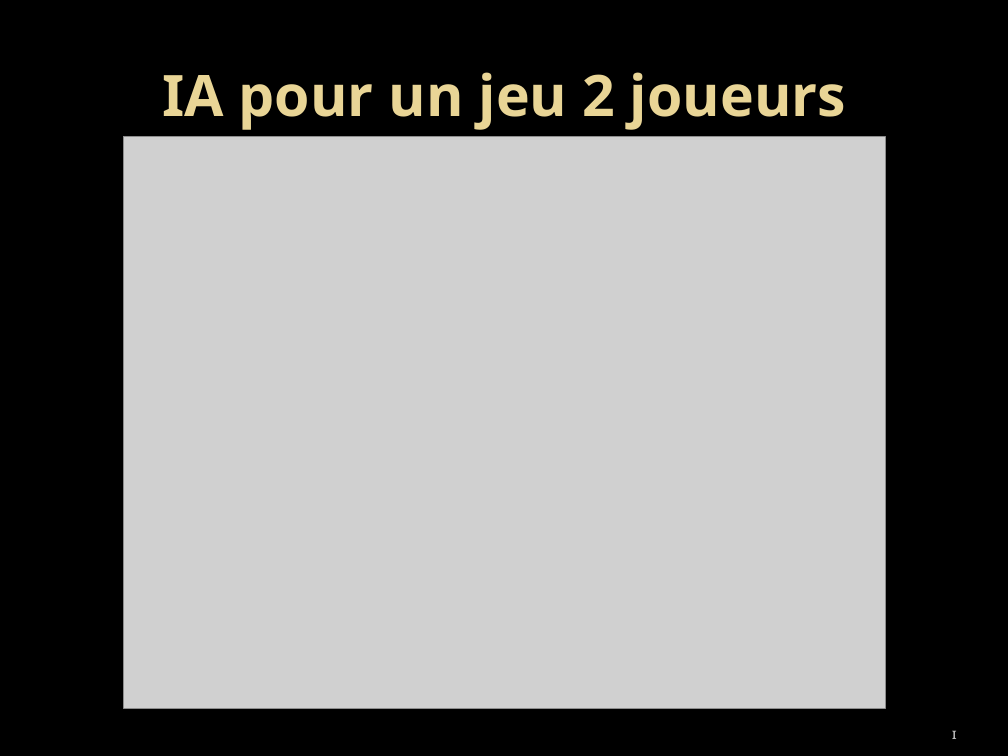
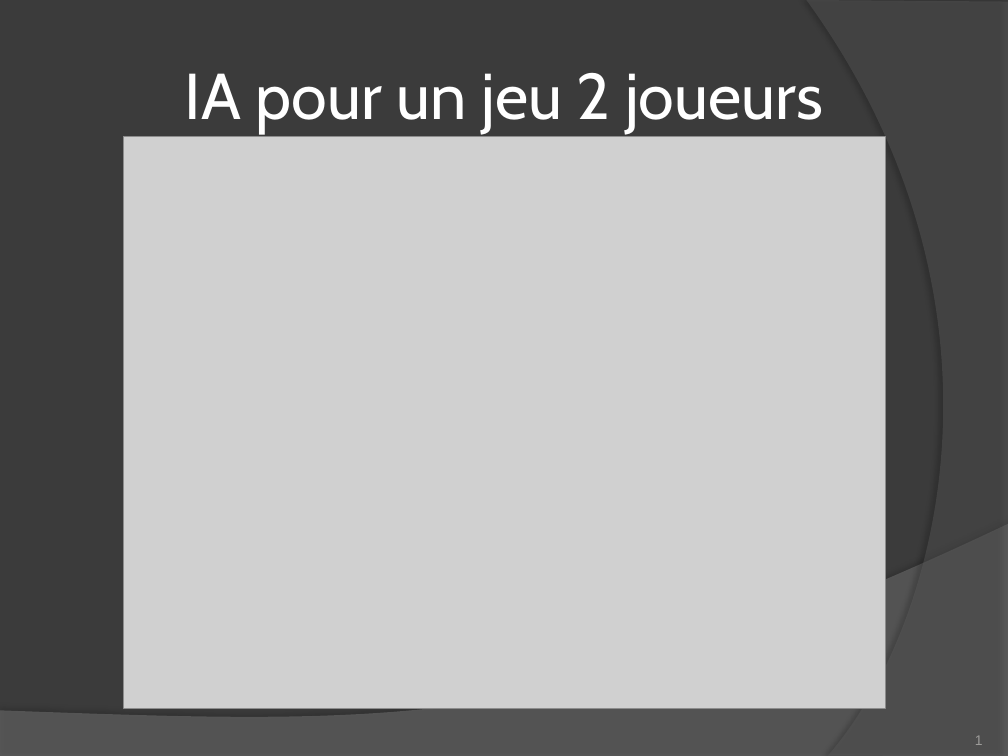
Before and after one commit to romaincarlsen/EtudesPratiques, a slide deck: slide 1 of Diapo Soutenance.pptx. Drawn at 1008x756 pixels with LibreOffice and Linux fonts; fonts in the diff are those of the drawing; grey boxes stand for pictures; background and template pictures are left out. Boxes give left, top, right and bottom in pixels: in the first picture for what was removed or moved away, otherwise in the second. Text is boxed around its words. In the diff, an @@ line names an element or a change of style, - is before the commit and + after.

```diff
--- a/Diapo Soutenance.pptx
+++ b/Diapo Soutenance.pptx
@@ background picture (left out) to #3B3B3B @@
@@ freeform shape added at [807,0,1008,756], fill #5E5E5E at 40% opacity @@
@@ title "IA pour un jeu 2 ..." at [185,73,823,134]: size 45 to 51 pt, font Noto Sans to Cabin, text colour gradient #EAD696 to #E7D081 to #FFFFFF, bold off @@
@@ freeform shape added at [0,524,1008,756], fill #7F7F7F at 45% opacity @@
@@ page number: place and size @@
-page number at [951,730,957,739]
+page number at [975,735,983,745]
@@ page number at [975,735,983,745]: size 13 to 11 pt, font Vollkorn to Arial, text colour #BDBDBD to #9D9B9A @@
```
Also in this commit, not shown: 11 other slides changed, 2 other files.
